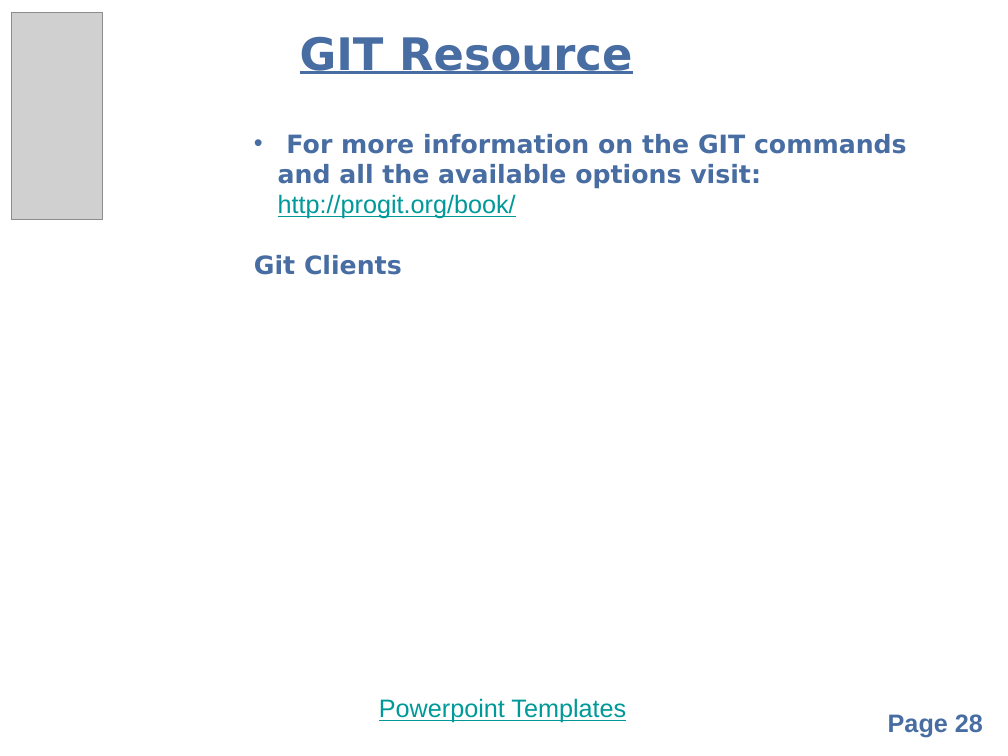
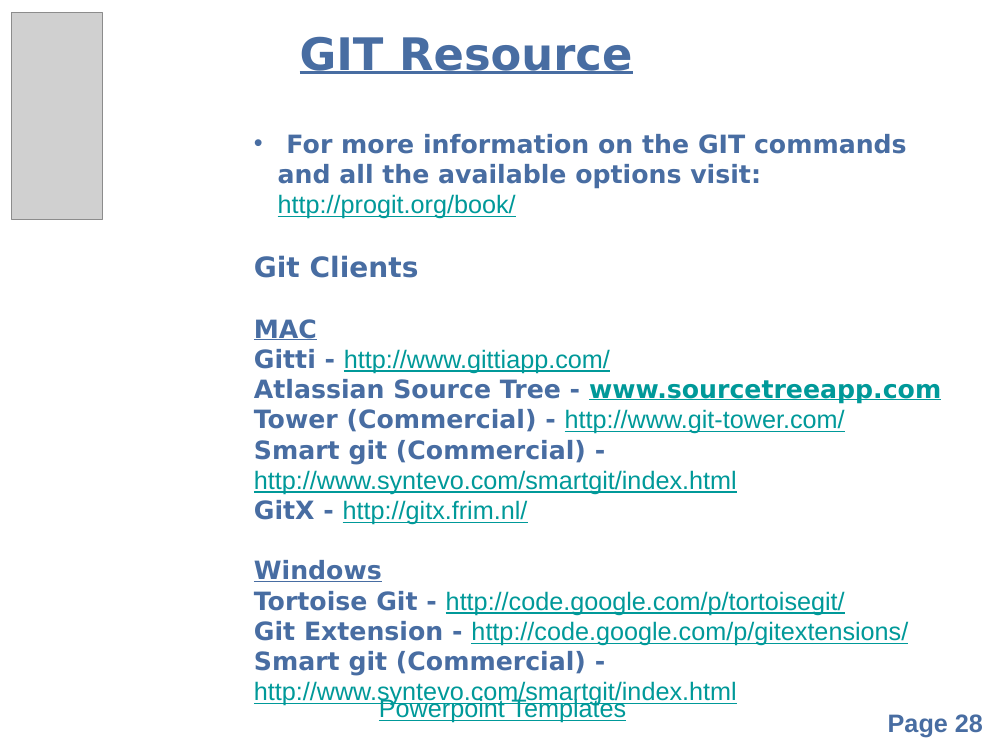
Before and after one commit to balarkrishnan/organizational, a slide deck: slide 28 of GitHub.pptx. Drawn at 1008x756 pixels with LibreOffice and Linux fonts; fonts in the diff are those of the drawing; grey boxes stand for pictures; background and template pictures are left out. Boxes give left, top, right and bottom in pixels: in the first picture for what was removed or moved away, otherwise in the second. Text is boxed around its words. In the diff, an @@ line names an element or a change of style, - is before the commit and + after.

Commit message:
Adding git client section

```diff
--- a/GitHub.pptx
+++ b/GitHub.pptx
@@ text at bbox=[254, 255, 419, 278]: size 18 to 20 pt in "Git Clients" @@
@@ text at bbox=[254, 319, 941, 706]: paragraphs added @@
+MAC
+Gitti - http://www.gittiapp.com/
+Atlassian Source Tree - www.sourcetreeapp.com
+Tower (Commercial) - http://www.git-tower.com/
+Smart git (Commercial) - http://www.syntevo.com/smartgit/index.html
+GitX - http://gitx.frim.nl/
+Windows
+Tortoise Git - http://code.google.com/p/tortoisegit/
+Git Extension - http://code.google.com/p/gitextensions/
+Smart git (Commercial) - http://www.syntevo.com/smartgit/index.html
```
Also in this commit, not shown: 3 other slides changed.
